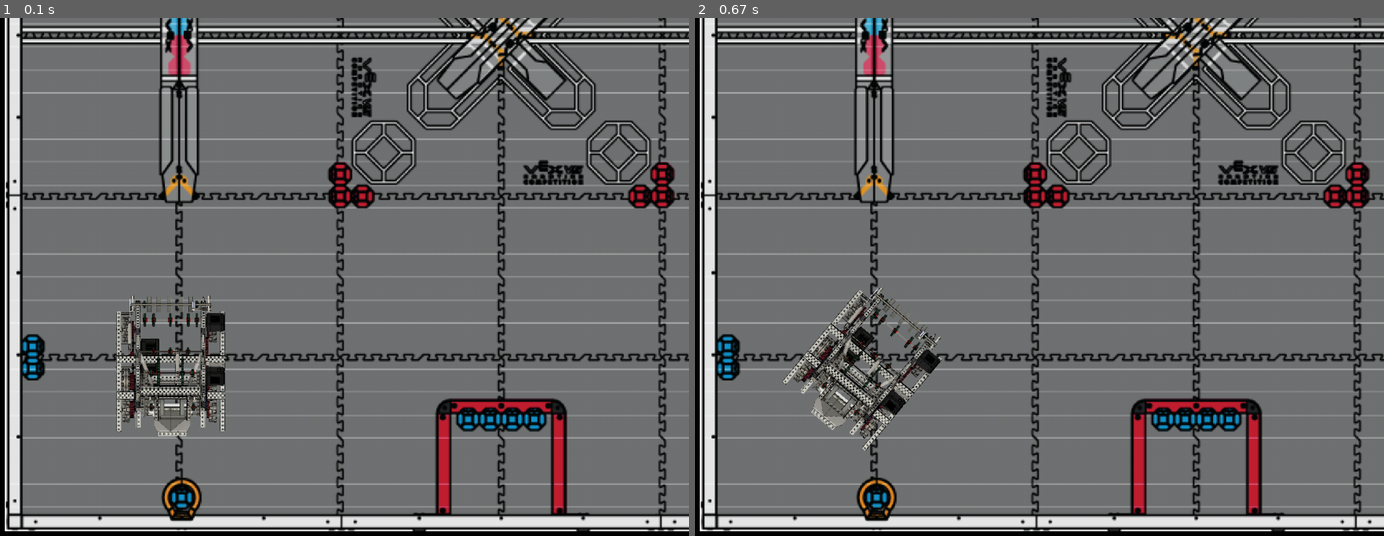
Above: before the commit, frames 1-2 (left to right).
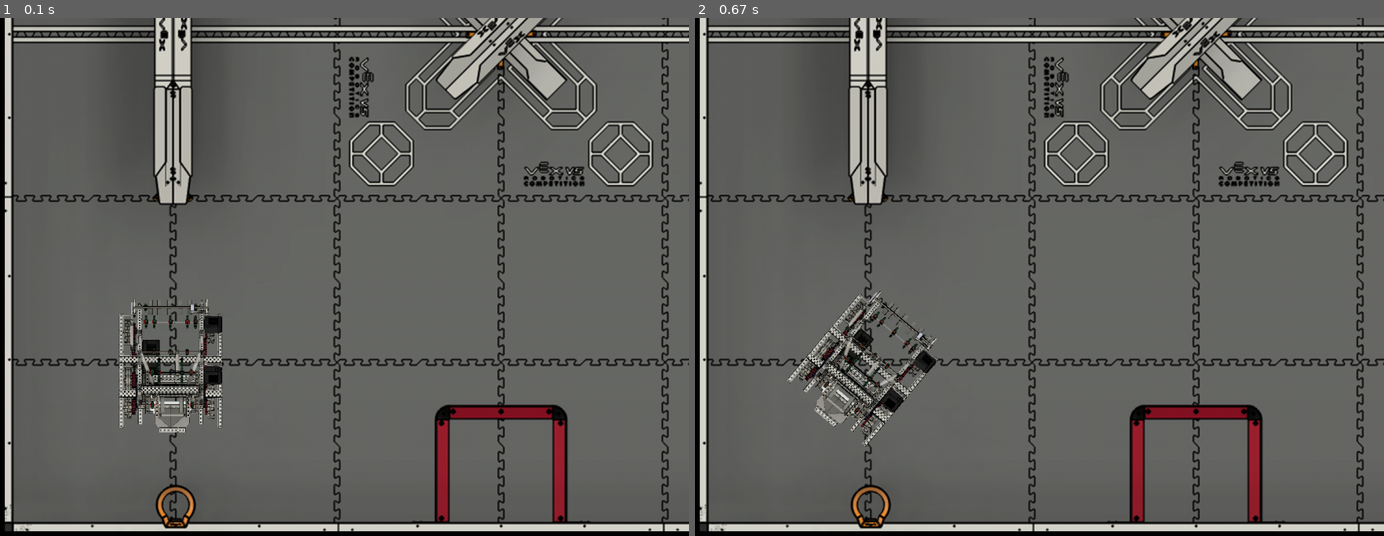
Above: after the commit, the same moments.

Repository: NixRobotics/pygame_pushback
Game: pygame game, started from main.py
Same seed, same stepped clock (60 frames per second), same inputs: the game is played once before the commit and once after it.
Inputs:
- Up to frame 1 (0.1 s): no input
- Up to frame 2 (0.67 s): hold Right from 0.33 s (still down)

The runs differ from the first frame. In frame 1, 34% of the frame differs, in the area x 0-100%, y 0-100%; in frame 2, 34%.

Commit message:
accurate scaling for game objects
each unit represents 1mm

Diff:
--- a/main.py
+++ b/main.py
@@ -3,17 +3,16 @@
 import pygame
 import random
 
-FIELD_TO_SCREEN_SCALE = 2
-FIELD_WIDTH = 3600
-FIELD_HEIGHT = 3600
+FIELD_TO_SCREEN_SCALE = 2 # zoom level - how many mm in the field corresponds to one pixel on the screen
+FIELD_WIDTH = 3600 # mm
+FIELD_HEIGHT = 3600 # mm
 BACKGROUND_WIDTH = FIELD_WIDTH // FIELD_TO_SCREEN_SCALE
 BACKGROUND_HEIGHT = FIELD_HEIGHT // FIELD_TO_SCREEN_SCALE
-SCREEN_WIDTH = 1280
-SCREEN_HEIGHT = 960
+SCREEN_WIDTH = 1280 # pixels (ish) - will be scaled to fit screen
+SCREEN_HEIGHT = 960 # pixels (ish) - will be scaled to fit screen
 GAME_SPEED_TICKS = 60
-POOP_SIZE = 50
-CHARACTER_SIZE = 50
-ROBOT_SIZE = 200
+BALL_SIZE = 3.25 * 25.4 // FIELD_TO_SCREEN_SCALE # mm -> pixels
+ROBOT_SIZE = 15.0 * 25.4 // FIELD_TO_SCREEN_SCALE # mm -> pixels
 ROBOT_ASPECT =  1.277
 FLAGS = 0 | pygame.SCALED
 
@@ -22,28 +21,27 @@
 # The screen where all the graphics will be drawn
 screen = pygame.display.set_mode((SCREEN_WIDTH, SCREEN_HEIGHT), FLAGS)
 # sets the background of the screen, try updating this for something more beautiful!
-background_image = pygame.image.load('assets/field_top.png')
+background_image = pygame.image.load('assets/pushback_field_noballs.png')
 background_image = pygame.transform.scale(background_image, (BACKGROUND_WIDTH, BACKGROUND_HEIGHT)).convert()
 
 players = pygame.sprite.Group()
 enemies = pygame.sprite.Group()
 poops = pygame.sprite.Group()
 clock = pygame.time.Clock()
-
 
 class Poop(pygame.sprite.Sprite):
     ''' Represents the poop projectiles fired by the player.'''
     def __init__(self, x, y, angle):
         super().__init__()
         self.image = pygame.image.load('assets/octo_blue.png').convert_alpha()
-        self.image = pygame.transform.scale(self.image, (POOP_SIZE, POOP_SIZE))
+        self.image = pygame.transform.scale(self.image, (BALL_SIZE, BALL_SIZE))
         self.x = x
         self.y = y
         self.angle = angle
 
     def update(self):
         '''This method is called by the event loop below, driven by the loop in main().
-        This is called ever frame. Read the pyGame documentation for more details on a frame.
+        This is called ever frame  . Read the pyGame documentation for more details on a frame.
         TL;DR: A frame is one iteration of the game loop, which is typically 1/60th of a second.
         Our job here to update the poop's position, orientation, color, live-or-death
         etc properties as needed.
@@ -57,17 +55,16 @@
         if self.y > FIELD_HEIGHT: self.kill() # Remove if off-screen
 
     def view(self, cam_x, cam_y):
+        center_x = (self.x - cam_x) // FIELD_TO_SCREEN_SCALE + SCREEN_WIDTH // 2 - BALL_SIZE // 2
+        center_y = -(self.y - cam_y) // FIELD_TO_SCREEN_SCALE + SCREEN_HEIGHT // 2 - BALL_SIZE // 2
+
         if self.rect is None:
             if self.image is None: return
-            self.rect = self.image.get_rect(
-                center=(
-                (self.x - cam_x) // FIELD_TO_SCREEN_SCALE + SCREEN_WIDTH // 2 - POOP_SIZE // 2,
-                -(self.y - cam_y) // FIELD_TO_SCREEN_SCALE + SCREEN_HEIGHT // 2 - POOP_SIZE // 2)
-            )
+            self.rect = self.image.get_rect(center=(center_x, center_y))
 
         # Note: Balls do not change aspect, so this works
-        self.rect.x = (self.x - cam_x) // FIELD_TO_SCREEN_SCALE + SCREEN_WIDTH // 2 - POOP_SIZE // 2  # Move sideways
-        self.rect.y = -(self.y - cam_y) // FIELD_TO_SCREEN_SCALE + SCREEN_HEIGHT // 2 - POOP_SIZE // 2 # Move upward
+        self.rect.x = center_x
+        self.rect.y = center_y
 
 class Player(pygame.sprite.Sprite):
     ''' Represents the player character, which is a cannon that can move left and right and fire poops.
@@ -139,7 +136,7 @@
     def __init__(self, x, y, angle):
         super().__init__()
         self.image = pygame.image.load('assets/octo_red.png').convert_alpha()
-        self.image = pygame.transform.scale(self.image, (CHARACTER_SIZE, CHARACTER_SIZE))
+        self.image = pygame.transform.scale(self.image, (BALL_SIZE, BALL_SIZE))
         self.x = x
         self.y = y
         self.angle = angle
@@ -158,17 +155,18 @@
         '''
         Update view rect based on camera position
         '''
+        # Figure out where the center of the ball should be on the screen based on its position in the field and the camera position
+        center_x = (self.x - cam_x) // FIELD_TO_SCREEN_SCALE + SCREEN_WIDTH // 2 - BALL_SIZE // 2
+        center_y = -(self.y - cam_y) // FIELD_TO_SCREEN_SCALE + SCREEN_HEIGHT // 2 - BALL_SIZE // 2
+
+        # Create rect if it doesn't already exist
         if self.rect is None:
             if self.image is None: return
-            self.rect = self.image.get_rect(
-                center=(
-                    (self.x - cam_x) // FIELD_TO_SCREEN_SCALE + SCREEN_WIDTH // 2 - CHARACTER_SIZE // 2,
-                    -(self.y - cam_y) // FIELD_TO_SCREEN_SCALE + SCREEN_HEIGHT // 2 - CHARACTER_SIZE // 2)
-                )
+            self.rect = self.image.get_rect(center=(center_x, center_y))
 
         # Aspect fixed - just modify existing rect
-        self.rect.x = (self.x - cam_x) // FIELD_TO_SCREEN_SCALE + SCREEN_WIDTH // 2 - CHARACTER_SIZE // 2  # Move sideways
-        self.rect.y = -(self.y - cam_y) // FIELD_TO_SCREEN_SCALE + SCREEN_HEIGHT // 2 - CHARACTER_SIZE // 2 # Move upward
+        self.rect.x = center_x
+        self.rect.y = center_y
 
     def hit(self):
         sound = pygame.mixer.Sound('assets/ough-hit.ogg')
@@ -238,7 +236,7 @@
         for enemy in enemy_hits.keys():
             enemy.hit()
 
-        # Update
+        # Motion update
         players.update()
         poops.update()
         enemies.update()
@@ -255,7 +253,9 @@
         # Simple camera logic - follow player unless close to edge of field to limit border fill
         camera.update(player.x, player.y)
 
-        # View
+        # View update - update the rect of each sprite based on the camera position. This is necessary because the camera is moving,
+        # so we need to update the position of each sprite on the screen accordingly. The view() method of each sprite takes care of
+        # this logic, so we just need to call it for each sprite in the game.
         for player in players: player.view(camera.X, camera.Y)
         for poop in poops: poop.view(camera.X, camera.Y)
         for enemy in enemies: enemy.view(camera.X, camera.Y)
@@ -265,7 +265,7 @@
         # a still image, and when you play the movie, it shows the frames in quick succession
         # to create the illusion of motion.
 
-        # Scroll background
+        # Scroll background based on camera position - note Y is inverted as 0,0 is top left corner in pygame
         position = (camera.X, camera.Y)
         field_top_left = (
             position[0] // FIELD_TO_SCREEN_SCALE - SCREEN_WIDTH // 2,
Binary file added: assets/pushback_field_noballs.png
